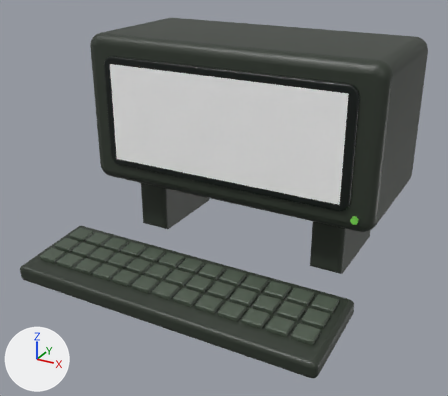
The glTF model assets/3d/models/term.glb: old version first, new version second.
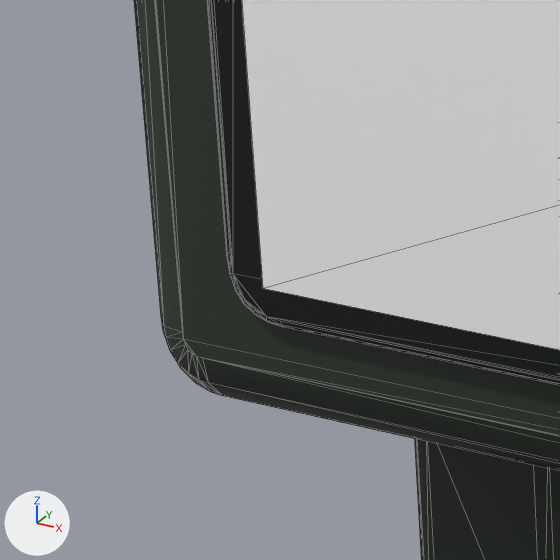
The first picture shows the older version from a 50 mm camera at (0.481, -0.859, 0.553) aimed at (-0.005, 0.023, 0.112). The close-ups show the older and then the newer version on the part from 17% to 37% of the width and 29% to 51% of the height of that picture. Only the edits that show in the close-ups are written down. Lighting does not change. The marker at lower left points along +X, +Y and +Z. The close-ups show mesh edges as thin lines.

Names of what the first close-up shows: 'Bezel', 'Body', 'Screen'.
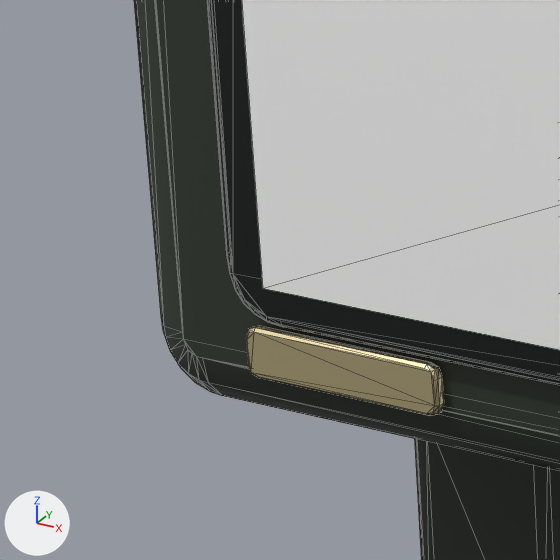
Changed parts and their boxes (x1, y1, x2, y2) in the close-ups (560 x 560 px):
'Badge', added (beige)
    after: (246, 326, 444, 415)

What the commit changed:
Material 'Badge' (mat_badge) is new.
Its base color is (0.578, 0.485, 0.275) (beige #c8b98f).
Its metallic is 0.5.
Its roughness is 0.35.
Mesh me_badge is new.
It has 48 vertices, 92 faces and spans x -0.225..-0.155, y -0.004..0.0, z 0.127..0.143.
It uses material mat_badge (beige #c8b98f).
Object 'Badge' (ob_badge) is new; it shows me_badge.
Its location is (0.0, 0.0, 0.0).
